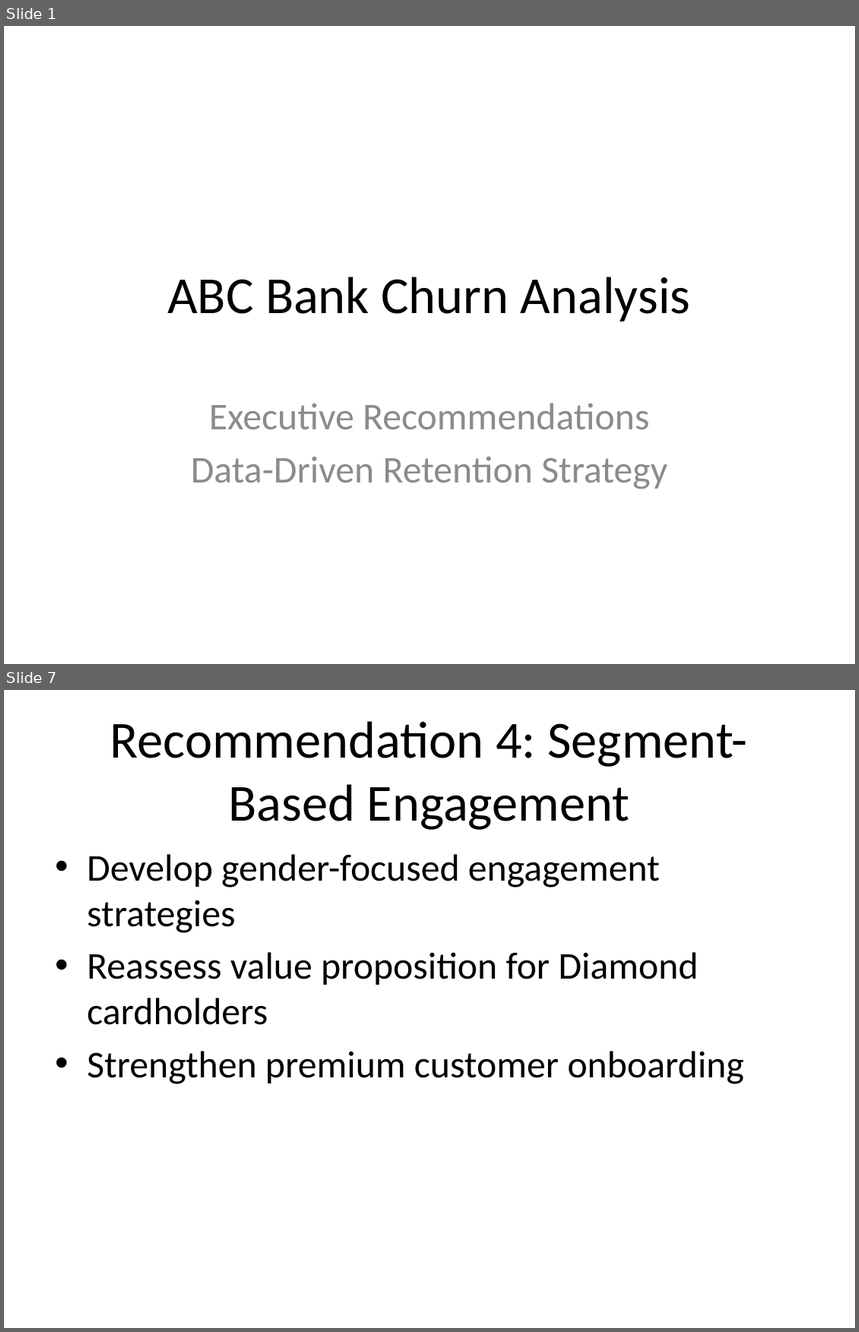
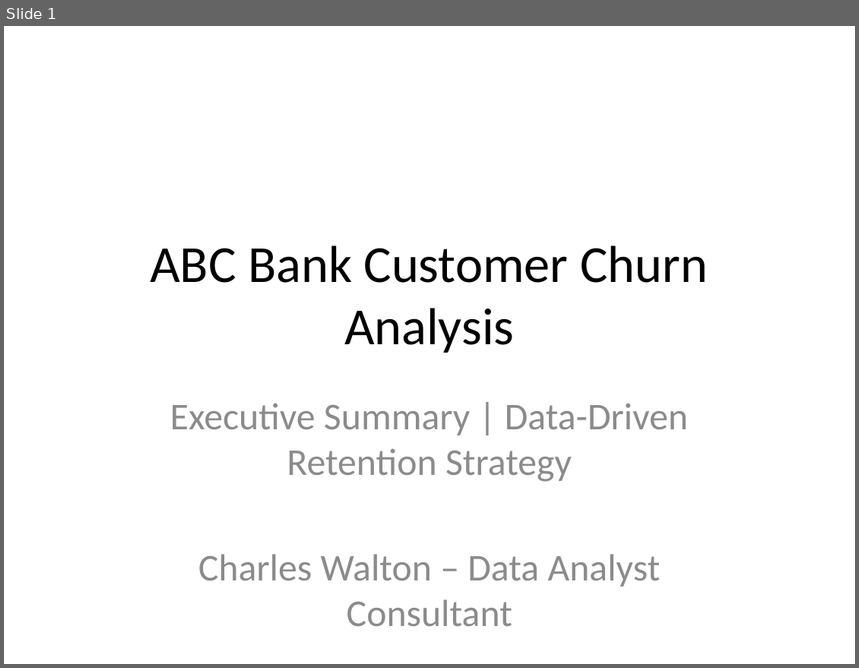
Before and after one commit to cwalton133/abc-bank-churn-analysis, a slide deck: slides/ABC_Bank_Churn_Recommendations.pptx. Shown one above the other, each under a label of ours: slides 1 and 7 before the commit, slide 1 after it; the slides between them are not shown. The pictures are 859x1332 and 859x668 pixels, drawn with LibreOffice and Linux fonts; fonts in the diff are those of the drawing. Boxes give left, top, right and bottom in pixels: in the first picture for what was removed or moved away, otherwise in the second. Text is boxed around its words. In the diff, an @@ line names an element or a change of style, - is before the commit and + after.

```diff
--- a/slides/ABC_Bank_Churn_Recommendations.pptx
+++ b/slides/ABC_Bank_Churn_Recommendations.pptx
@@ slide 7 removed at (x1=4, y1=690, x2=855, y2=1328), background #FFFFFF @@
@@ title removed at (x1=110, y1=721, x2=747, y2=830) @@
-Recommendation 4: Segment-Based Engagement
@@ text removed at (x1=87, y1=854, x2=744, y2=1084) @@
-• Develop gender-focused engagement strategies
-• Reassess value proposition for Diamond cardholders
-• Strengthen premium customer onboarding
@@ slide 1 changed as well @@
@@ title at (x1=150, y1=246, x2=708, y2=353): text changed @@
-ABC Bank Churn Analysis
+ABC Bank Customer Churn Analysis
@@ subtitle at (x1=170, y1=404, x2=688, y2=626): text changed @@
-Executive Recommendations
-Data-Driven Retention Strategy
+Executive Summary | Data-Driven Retention Strategy
+Charles Walton – Data Analyst Consultant
```
Also in this commit, not shown: 3 other slides changed, 6 slides added, 5 other slides removed.
